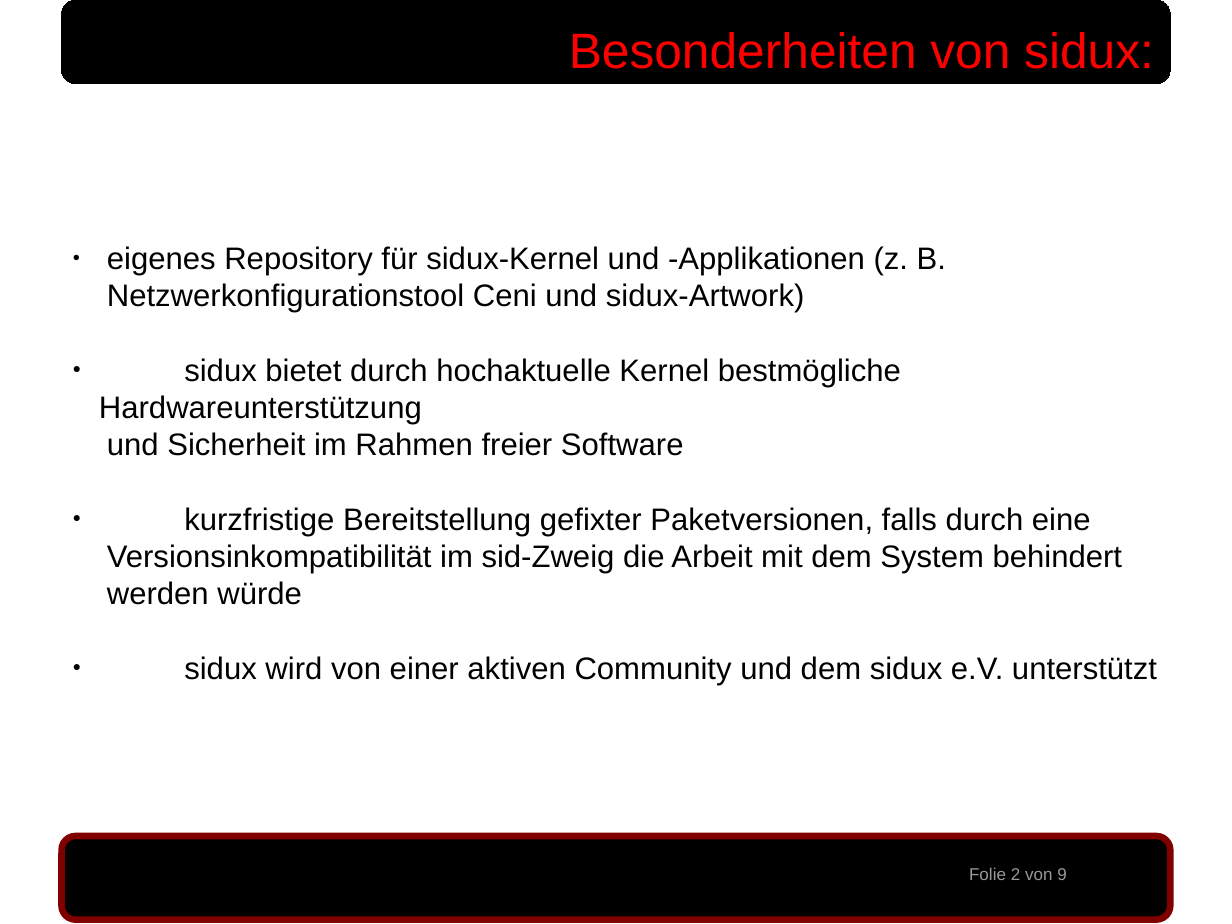
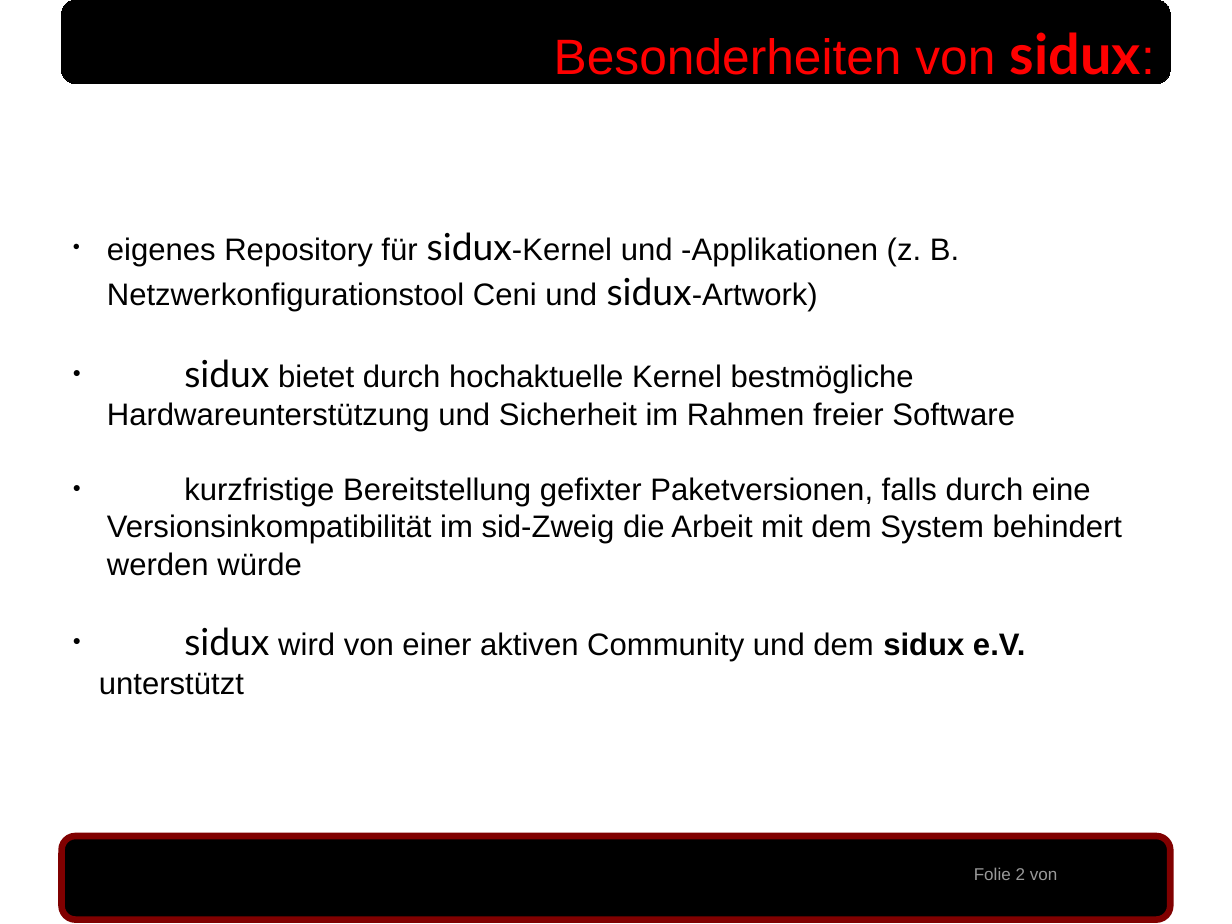
Before and after one commit to sidux-ev/praesentation, a slide deck: slide 2 of bin/sigint2010_koeln.odp. Drawn at 1232x924 pixels with LibreOffice and Linux fonts; fonts in the diff are those of the drawing; background and template pictures are left out. Boxes give left, top, right and bottom in pixels: in the first picture for what was removed or moved away, otherwise in the second. Text is boxed around its words. In the diff, an @@ line names an element or a change of style, - is before the commit and + after.

Commit message:
odp angepasst, sidux in dustismo +4pt (ttf-dustin muss installiert werden!), sidux-ev in arial, fett, inhalt wie in txt sidux im header dustimo +4pt, fett hinweis in ODP bzgl. FONT auf 1. seite (remove me after finalisation) pdf aus odp kleinere typos

```diff
--- a/bin/sigint2010_koeln.odp
+++ b/bin/sigint2010_koeln.odp
@@ text "Besonderheiten von sidux:" at <box>554,32,1141,75</box>: size 32 to 36 pt, font Arial to Lato, bold on in "sidux:" @@
@@ text at <box>99,232,1025,695</box>: size 20 to 24 pt, font Arial to Lato in "sidux-Kernel sidux-Artwork)", "sidux", "sidux"; bold on in "sidux e.V." @@
@@ page number at <box>974,867,1058,880</box>: text changed @@
-Folie 2 von 9
+Folie 2 von
```
Also in this commit, not shown: 8 other slides changed, 3 other files.
